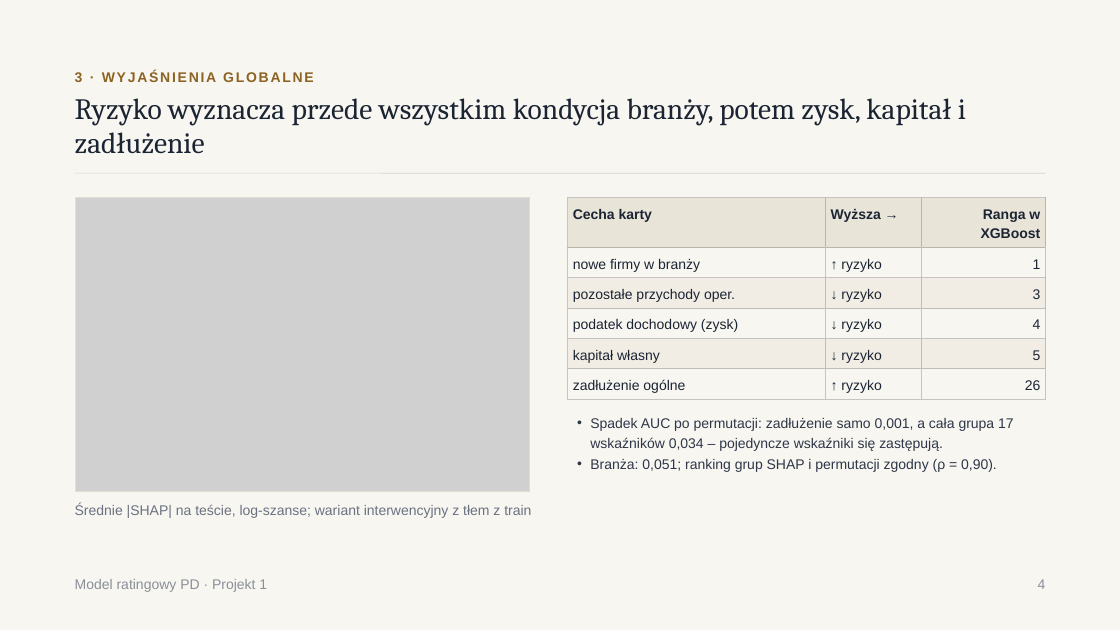
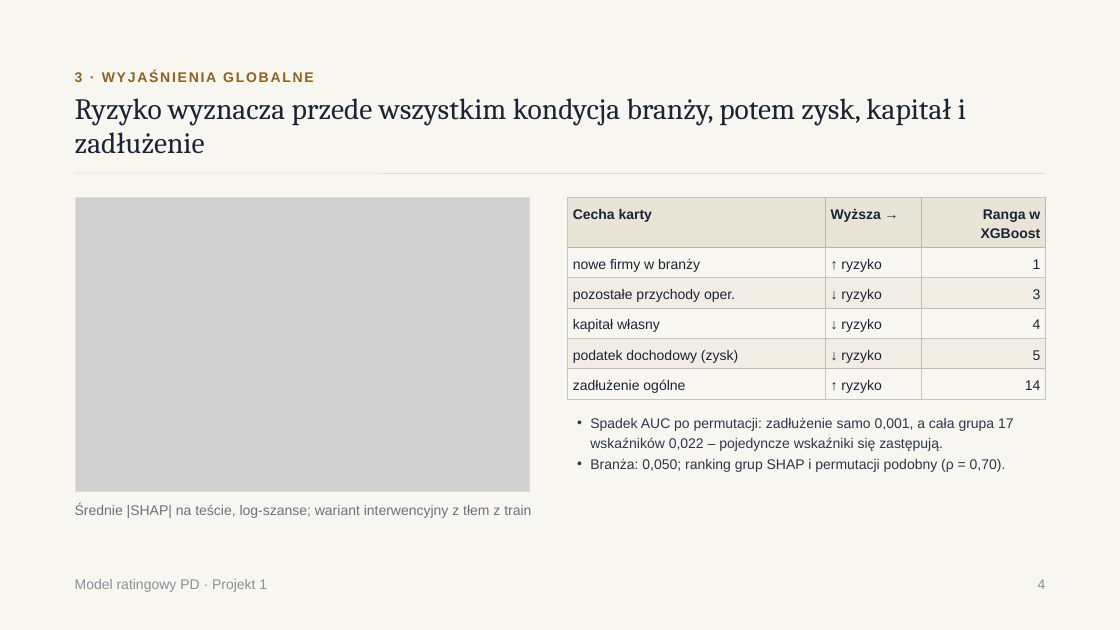
Before and after one commit to szymanskibartosz1/warsztaty_badawcze_projekt_1, a slide deck: slide 4 of wyjasnialnosc/prezentacja_projekt1.pptx. Drawn at 1120x630 pixels with LibreOffice and Linux fonts; fonts in the diff are those of the drawing; grey boxes stand for pictures. Boxes give left, top, right and bottom in pixels: in the first picture for what was removed or moved away, otherwise in the second. Text is boxed around its words. In the diff, an @@ line names an element or a change of style, - is before the commit and + after.

```diff
--- a/wyjasnialnosc/prezentacja_projekt1.pptx
+++ b/wyjasnialnosc/prezentacja_projekt1.pptx
@@ table at (568,197,1046,399) @@
-row 4, column 1: podatek dochodowy (zysk)
+row 4, column 1: kapitał własny
-row 5, column 1: kapitał własny
+row 5, column 1: podatek dochodowy (zysk)
-row 6, column 3: 26
+row 6, column 3: 14
@@ text at (590,418,1014,472): text changed @@
-• Spadek AUC po permutacji: zadłużenie samo 0,001, a cała grupa 17 wskaźników 0,034 – pojedyncze wskaźniki się zastępują.
-• Branża: 0,051; ranking grup SHAP i permutacji zgodny (ρ = 0,90).
+• Spadek AUC po permutacji: zadłużenie samo 0,001, a cała grupa 17 wskaźników 0,022 – pojedyncze wskaźniki się zastępują.
+• Branża: 0,050; ranking grup SHAP i permutacji podobny (ρ = 0,70).
```
Also in this commit, not shown: 7 other slides changed, 29 other files.
